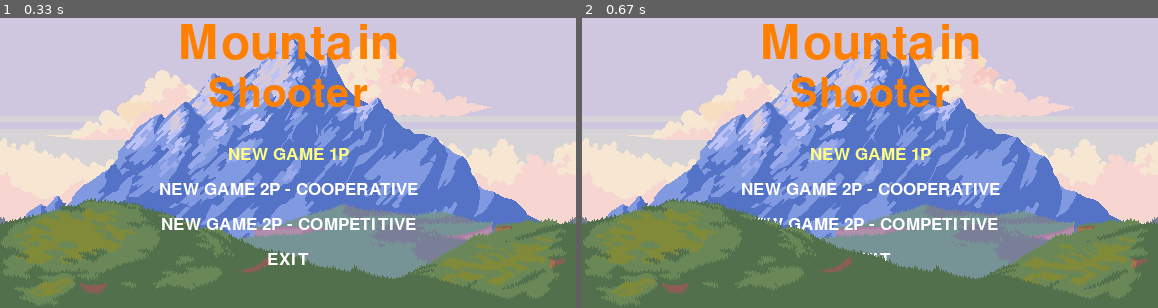
Above: before the commit, frames 1-2 (left to right).
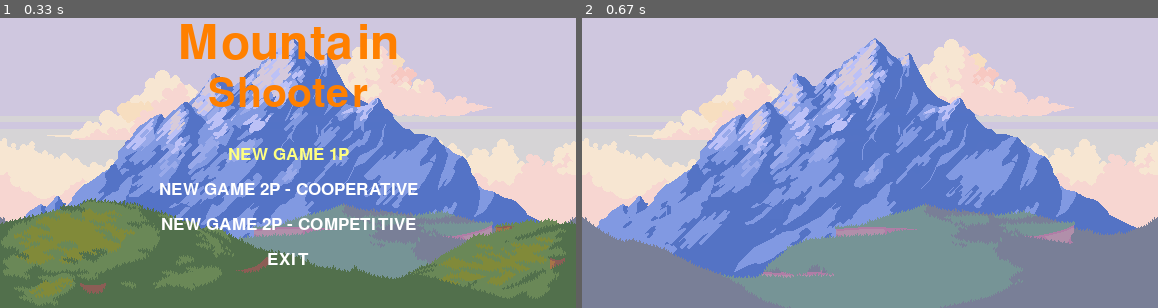
Above: after the commit, the same moments.

Repository: RennanBaccili/PyGameProject
Game: pygame game, started from main.py
Same seed, same stepped clock (60 frames per second), same inputs: the game is played once before the commit and once after it.
Inputs:
- Up to frame 1 (0.33 s): no input
- Up to frame 2 (0.67 s): tap Enter at 0.33 s

Frame 1 is identical in both runs. In frame 2, 31% of the frame differs, in the area x 0-100%, y 2-100%.

Commit message:
Lógica para criar varias imagens junstas e extender a lista de levels

Diff:
--- a/code/Const.py
+++ b/code/Const.py
@@ -13,3 +13,6 @@
 # Tamanho
 WIN_W = 576
 WIN_H = 324
+
+#i
+IMAGE_LEVEL = {'level1': 5}
--- a/code/EntityFactory.py
+++ b/code/EntityFactory.py
@@ -5,7 +5,10 @@
 
 class EntityFactory:
     @staticmethod
-    def get_entity(entity_name: str, position: tuple):
+    def get_entity(entity_name: str, position: tuple = (0, 0)):
         match entity_name:
             case 'Level1':
-                return Background(f'm1/5.png', position)
+                list_bg = []
+                for i in range(1, 5):
+                    list_bg.append(Background(f'm1/{i}.png', position))
+                return list_bg
--- a/code/Level.py
+++ b/code/Level.py
@@ -13,7 +13,7 @@
         self.window: Surface = window
         self.mode = menu_option
         self.entity_list: list[Entity] = []
-        self.entity_list.append(EntityFactory.get_entity('Level1', (0, 0)))
+        self.entity_list.extend(EntityFactory.get_entity('Level1'))
 
     def run(self):
         while True:
Binary file removed: asset/levels/m1/PRE_ORIG_SIZE.png
